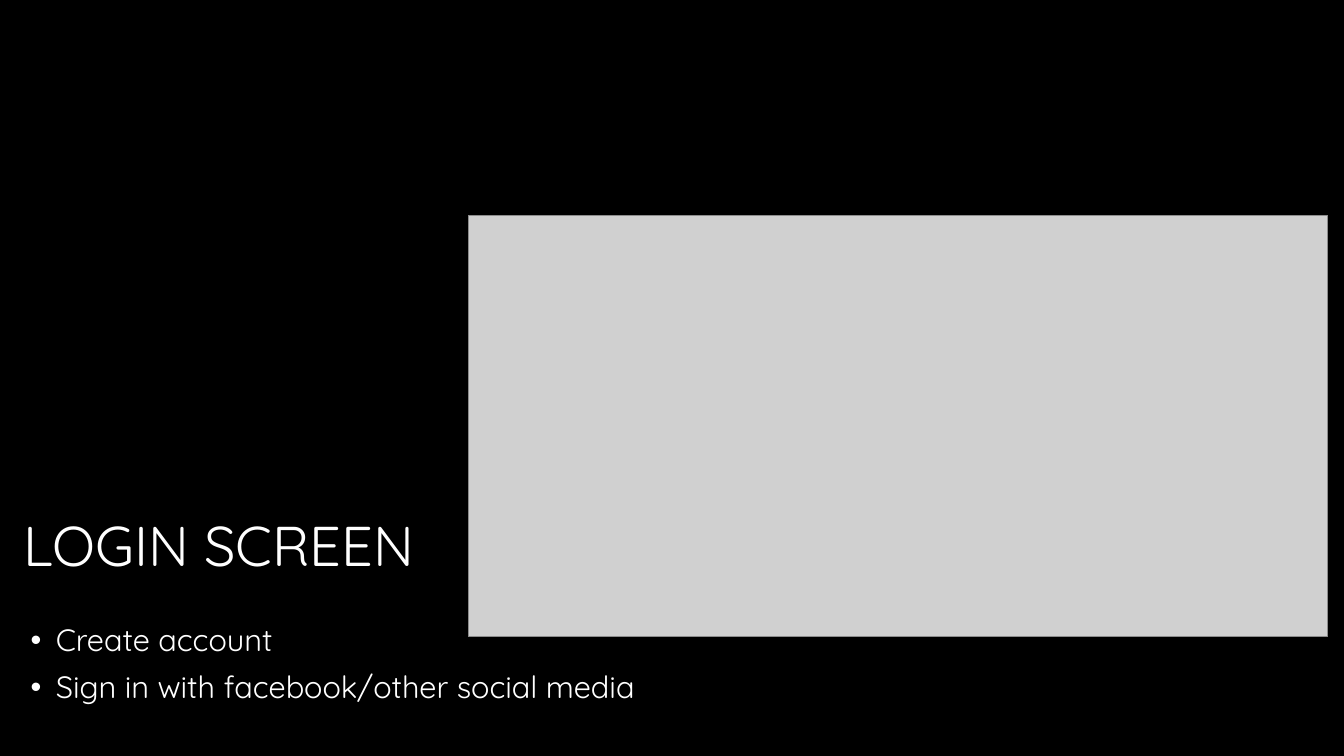
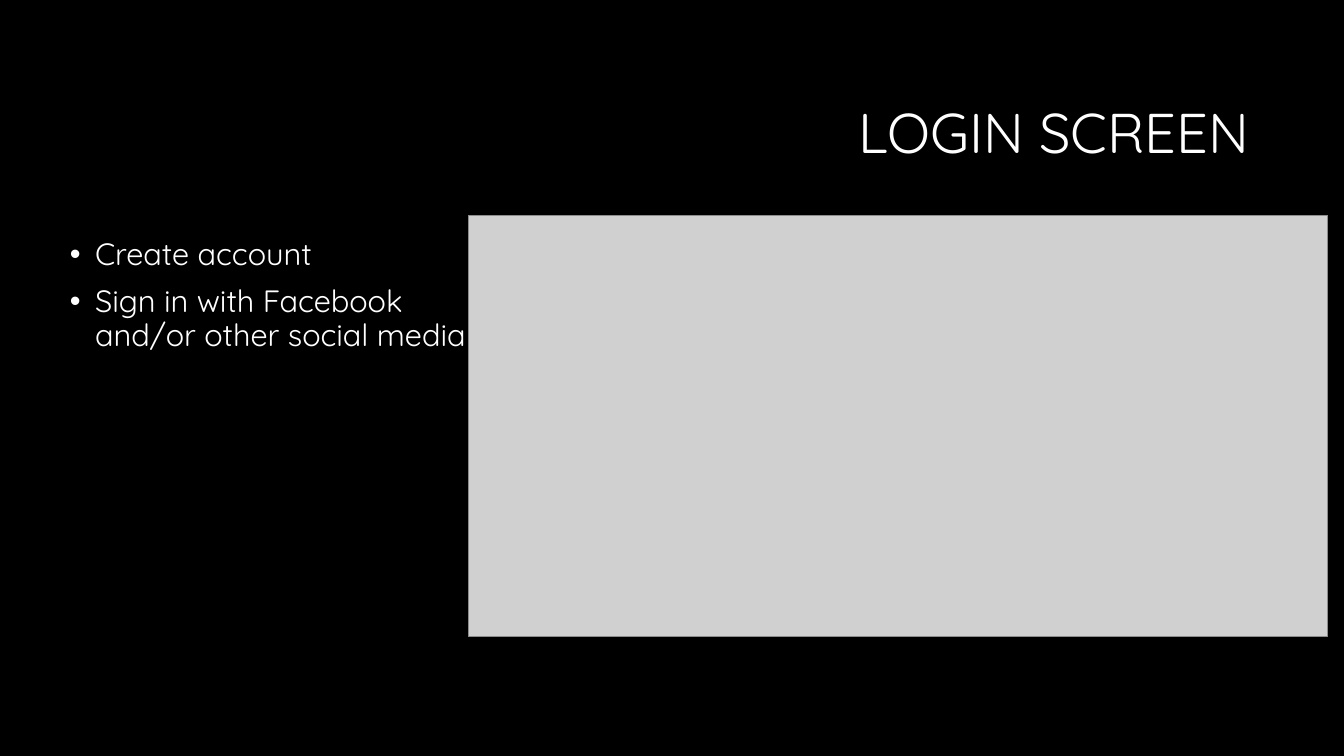
Before and after one commit to Delaware2016/team-13, a slide deck: slide 5 of Accelerate Delaware.pptx. Drawn at 1344x756 pixels with LibreOffice and Linux fonts; fonts in the diff are those of the drawing; grey boxes stand for pictures; background and template pictures are left out. Boxes give left, top, right and bottom in pixels: in the first picture for what was removed or moved away, otherwise in the second. Text is boxed around its words. In the diff, an @@ line names an element or a change of style, - is before the commit and + after.

Commit message:
ppt

```diff
--- a/Accelerate Delaware.pptx
+++ b/Accelerate Delaware.pptx
@@ title "LOGIN SCREEN": place and size @@
-title "LOGIN SCREEN" at box(23, 526, 414, 567)
+title "LOGIN SCREEN" at box(859, 113, 1249, 154)
@@ text "Create account": place and size @@
-text "Create account" at box(56, 629, 635, 704)
+text "Create account" at box(95, 243, 466, 350)
@@ text at box(95, 289, 466, 350): text changed @@
-• Sign in with facebook/other social media
+• Sign in with Facebook and/or other social media
```
Also in this commit, not shown: 1 other slide changed.
